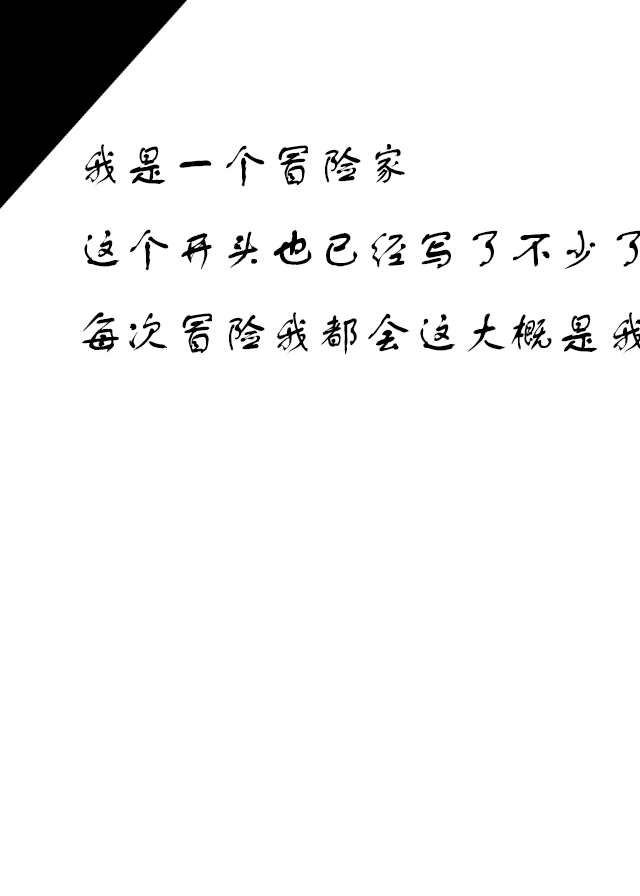
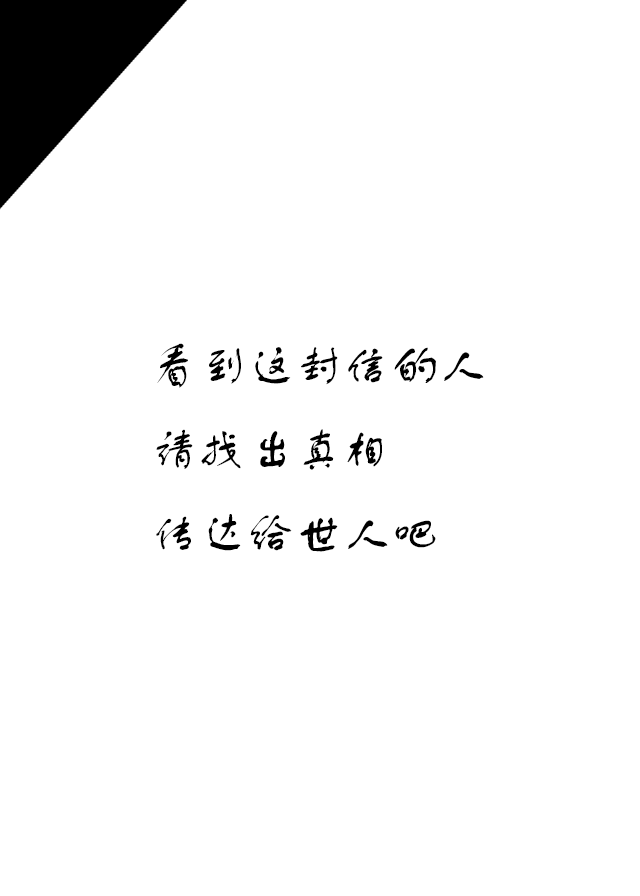
Before/after of a 640 x 896 layered artwork. What changed in the layer stack:
renamed "我是一个冒险家 这个开头也已经写了不少了 每次冒险我都会这大概是我的最后一次冒险" to "看到这封信的人 请找出真相 传达给世人吧", painted on it over 82, 143, 640, 552
